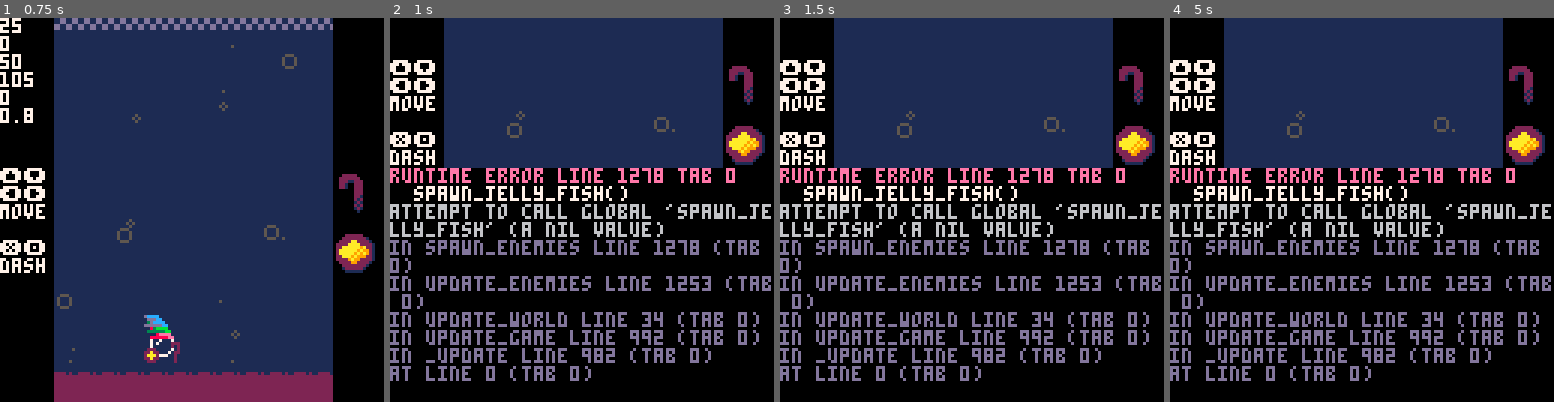
Above: before the commit, frames 1-4 (left to right).
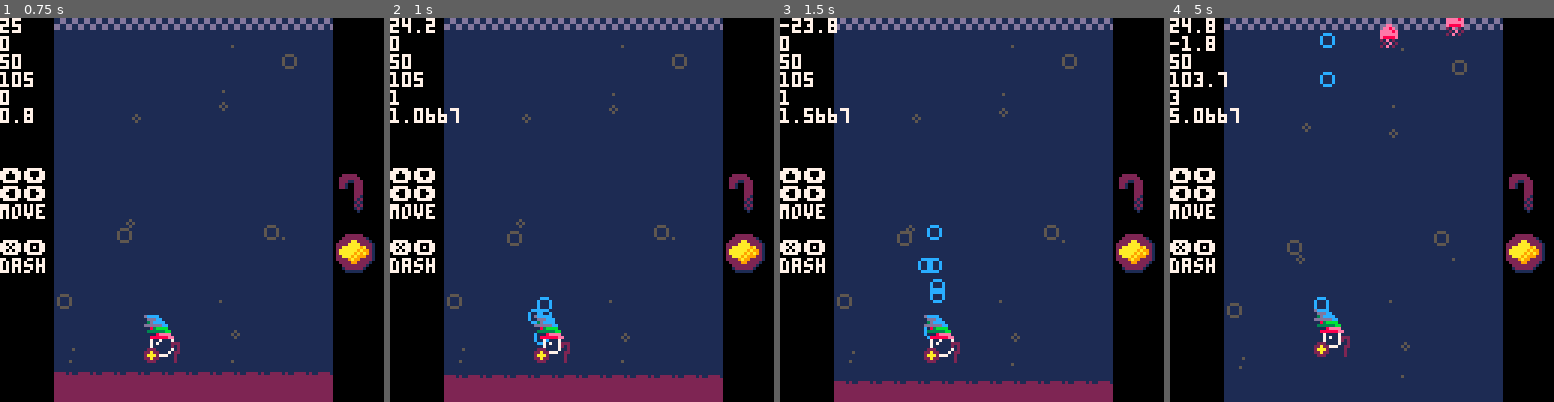
Above: after the commit, the same moments.

Repository: dumbanode/Bubble-Fantasy-7
Game: PICO-8 cartridge ggj2025.p8
Same seed, same stepped clock (60 frames per second), same inputs: the game is played once before the commit and once after it.
Inputs:
- Up to frame 1 (0.75 s): tap X (X key) at 0.33 s; tap O (Z key) at 0.7 s
- Up to frame 2 (1 s): no input
- Up to frame 3 (1.5 s): tap X (X key) at 1.07 s
- Up to frame 4 (5 s): hold Right 1.6-2.1 s; tap O (Z key) every 0.4 s from 1.7 to 4.9 s; tap X (X key) at 1.85, 2.97, 4.08 s; hold Up 2.15-2.42 s; hold Right 2.47-3.03 s; hold Left 3.08-3.58 s; hold Down 3.63-3.97 s; hold Right 4.02-4.68 s; hold Up from 4.73 s (still down)

Frame 1 is identical in both runs. In frame 2, 54% of the frame differs, in the area x 0-100%, y 0-100%; in frame 3, 54%; in frame 4, 54%.
Error before the commit: runtime error line 1278 tab 0; spawn_jelly_fish(); attempt to call global 'spawn_jelly_fish' (a nil value)

Commit message:
Added Jellyfish enemy

Diff:
--- a/ggj2025.p8
+++ b/ggj2025.p8
@@ -218,7 +218,7 @@
 		7
 	)
 	print(
-		dash_timer,
+		count(curr_enemies),
 		7
 	)
 	print(
@@ -1174,7 +1174,18 @@
 -->8
 -- enemies
 -- enemy declarations
-fish=obj:new({
+enemy=obj:new({
+	should_spawn=function(self)
+		chance=flr(rnd(10))
+
+		if chance==1 then
+			return true
+		end
+		return false
+	end
+})
+
+fish=enemy:new({
 	dim={
 		w=4,
 		h=4,
@@ -1211,6 +1222,36 @@
 	end
 })
 
+jelly=enemy:new({
+	dim={
+		w=4,
+		h=4,
+	},
+	sprites={
+		curr_spr=49,
+	},
+
+	init=function(self)
+		self.pos={
+			x=18+rnd(90),
+			y=-10,
+		}
+	end,
+
+	update=function(self)
+		self.pos.y+=world_speed
+	end,
+
+	should_spawn=function(self)
+		chance=flr(rnd(3))
+
+		if chance==1 then
+			return true
+		end
+		return false
+	end
+})
+
 curr_enemies={}
 
 function init_enemies()
@@ -1270,6 +1311,9 @@
 
 last_time=0
 en_spawn_timeout=1
+enemy_types={
+	fish,jelly
+	}
 function spawn_enemies()
 	-- spawn an ememy every
 	-- second
@@ -1277,8 +1321,18 @@
 	elapsed=this_time-last_time
 	if elapsed > en_spawn_timeout do
 		last_time=this_time
-		spawn_fish()
-		spawn_jelly_fish()
+
+		for t in all(enemy_types) do
+			if t:should_spawn() then
+				e=t:new()
+				e:init()
+				add(
+					curr_enemies,
+					e
+				)
+			end
+		end
+		--spawn_jelly_fish()
 	end
 
 end
@@ -1294,6 +1348,15 @@
 				f
 			)
 	end
+end
+
+function spawn_jelly_fish()
+	j = jelly:new()
+	j:init()
+	add(
+			curr_enemies,
+			j
+		)
 end
 
 function spawn_fish_bak()
@@ -1371,14 +1434,14 @@
 007000000000070000000000222222220000000000000000050050505000000000000000000000000000000022222aaa22221100000000001227000000000000
 000770000007700000222202222222220000000000000000055505055000000000000000000000000000000022222aaa22221100000006061220000000000000
 0000077777700000222222222222222200000000000000000005555000000000000000000000000000000000222aaaaaaa221100000060606120000000000000
-0700700700000000000000000000000000000000000000000000000000000000000000000000000000000000222aaaaa99221100000606066120000000000000
-007575700000000000000222000000000000000000000000000000000000000000000000000000000000000022222aa922221160606060677120000000000000
-055555500000000000000202000000008eeee0003bbbb000dcccc0000000000000000000000000000000000002222aa922211606060606700120000000000000
-771551500000000000000002022200000888ee000333bb000dddcc00000000000000000000000000000000000022229222116060606777000120000000000000
-05555577000000000000002222a22000008eeee0003bbbb000dcccc0000000000000000000000000000000000002222221107777777000000000000000000000
-7751155000000000000000202aaa2000888888ee333333bbddddddcc000000000000000000000000000000000000222211000000000000000000000000000000
-00575700000000000000002022a22000000000000000000000000000000000000000000000000000000000000000000000000000000000000000000000000000
-00070700000000000000002002220000000000000000000000000000000000000000000000000000000000000000000000000000000000000000000000000000
+07007007000ee000000000000000000000000000000000000000000000000000000000000000000000000000222aaaaa99221100000606066120000000000000
+0075757000ee8e0000000222000000000000000000000000000000000000000000000000000000000000000022222aa922221160606060677120000000000000
+055555500eeee8e000000202000000008eeee0003bbbb000dcccc0000000000000000000000000000000000002222aa922211606060606700120000000000000
+771551500eeeeee000000002022200000888ee000333bb000dddcc00000000000000000000000000000000000022229222116060606777000120000000000000
+055555770e8888e00000002222a22000008eeee0003bbbb000dcccc0000000000000000000000000000000000002222221107777777000000000000000000000
+77511550020e0200000000202aaa2000888888ee333333bbddddddcc000000000000000000000000000000000000222211000000000000000000000000000000
+005757000020e0200000002022a22000000000000000000000000000000000000000000000000000000000000000000000000000000000000000000000000000
+00070700020e02000000002002220000000000000000000000000000000000000000000000000000000000000000000000000000000000000000000000000000
 000000000000000000000000000000000000000000000000dd00dd00000000000000000000000000000000000000000000000000000000000000000000000000
 000000000000000000000000000000000089988998899800dd00dd00000000000000000000000000000000000000000000000000000000000000000000000000
 00006060600000000000222220000000088998899889988000dd00dd000000000000000000000000000000000000000000000000000000000000000000000000
